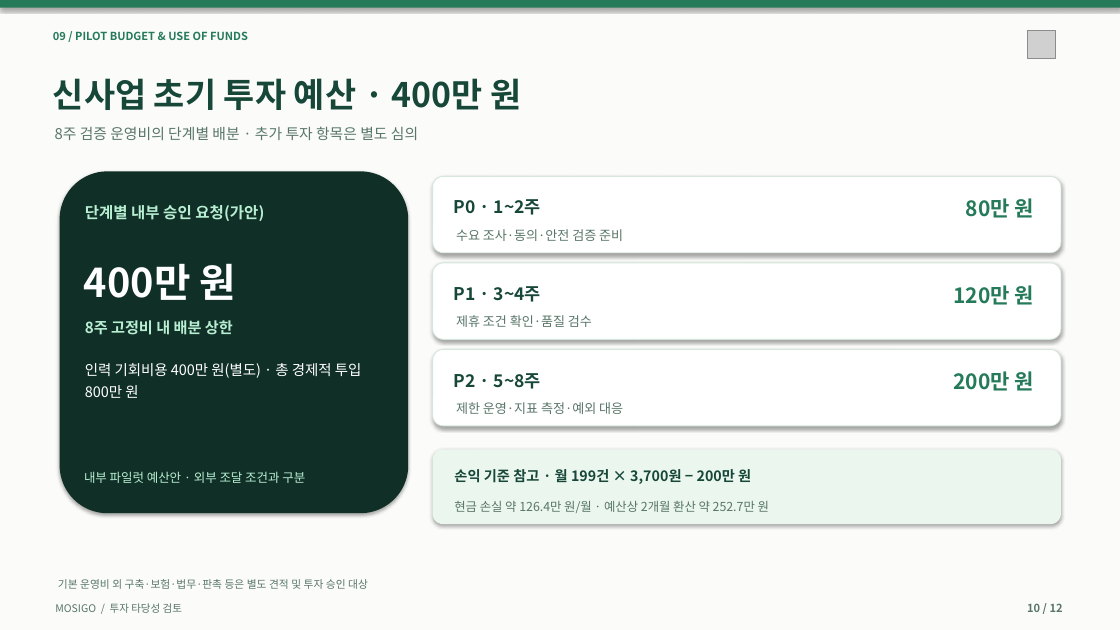
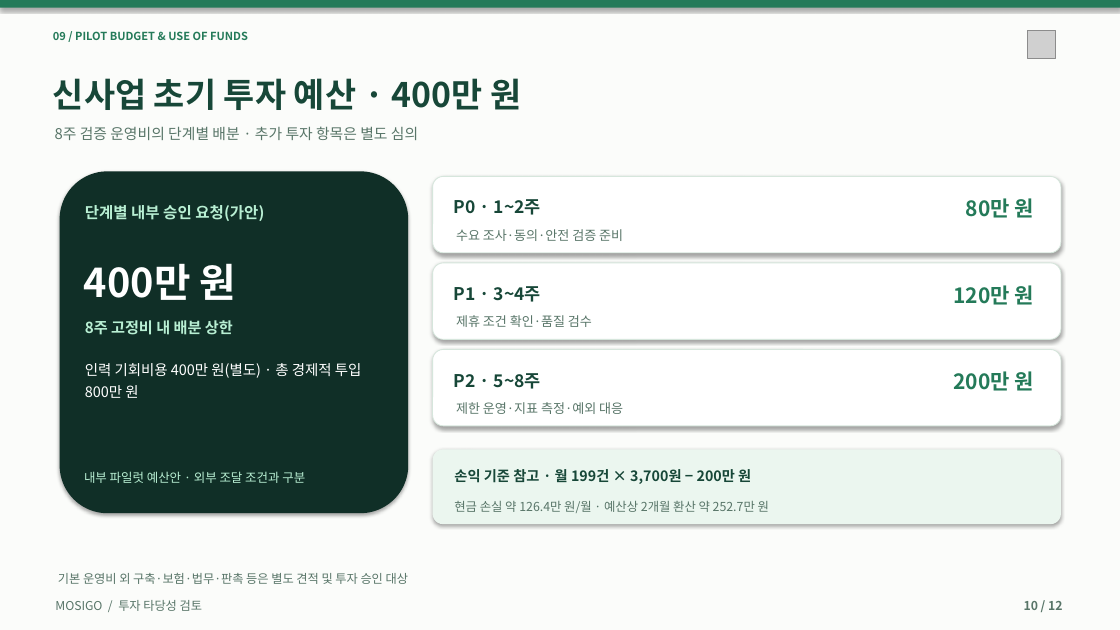
Before and after one commit to dohyunkimmm/mosigo-case-study, a slide deck: slide 10 of downloads/MOSIGO_IR_Investment_Review_12slides.pptx. Drawn at 1120x630 pixels with LibreOffice and Linux fonts; fonts in the diff are those of the drawing; grey boxes stand for pictures. Boxes give left, top, right and bottom in pixels: in the first picture for what was removed or moved away, otherwise in the second. Text is boxed around its words. In the diff, an @@ line names an element or a change of style, - is before the commit and + after.

```diff
--- a/downloads/MOSIGO_IR_Investment_Review_12slides.pptx
+++ b/downloads/MOSIGO_IR_Investment_Review_12slides.pptx
@@ text "기본 운영비 외 구축·보험·법무·판촉 등은 ..." at bbox=[58, 573, 408, 584]: size 9.2 to 10.5 pt @@
@@ text "MOSIGO / 투자 타당성 검토" at bbox=[55, 600, 202, 611]: size 9 to 10.5 pt @@
@@ text "10 / 12" at bbox=[1024, 601, 1062, 610]: size 9.5 to 10.5 pt @@
```
Also in this commit, not shown: 11 other slides changed, 25 other files.
